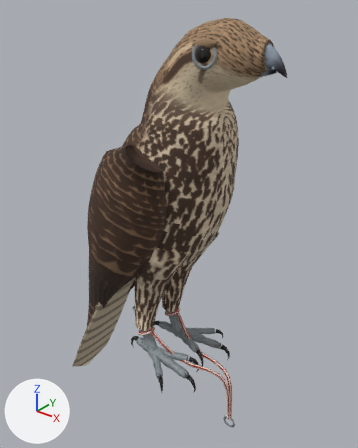
Before and after pictures for a commit that changed the glTF model assets_src/birds/saker_alert.glb.
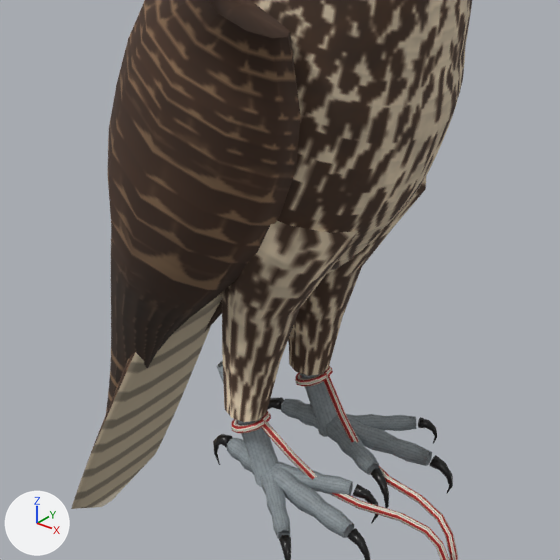
The first picture shows the older version from a camera (50 mm lens) standing at (0.281, -0.331, 0.357) and looking at (-0.003, 0.024, 0.137). The close-ups show the older and then the newer version on the part from 12% to 77% of the width and 35% to 87% of the height of that picture. Only the edits that show in the close-ups are written down. Lighting does not change. The marker at lower left points along +X, +Y and +Z. Where no turn or scale is listed for an object, it has been applied to the vertices. Vertices at exactly the same position are counted once.

The scene before the commit, as lines of its bpy script (objects in view):
```python
me_saker_body = bpy.data.meshes.new('saker_body')
me_saker_body.from_pydata(...)  # 3014 vertices, 5896 faces; spans x -0.145..0.115, y -0.073..0.073, z -0.107..0.334
me_saker_body.materials.append(mat_saker)
me_saker_jesses = bpy.data.meshes.new('saker_jesses')
me_saker_jesses.from_pydata(...)  # 284 vertices, 560 faces; spans x -0.0191..0.0913, y -0.0309..0.0309, z -0.0669..0.031
me_saker_jesses.materials.append(mat_saker)
ob_saker_body = bpy.data.objects.new('saker_body', me_saker_body)
ob_saker_body.location = (0.0, 0.0, 0.0)
ob_saker_jesses = bpy.data.objects.new('saker_jesses', me_saker_jesses)
ob_saker_jesses.location = (0.0, 0.0, 0.0)
```
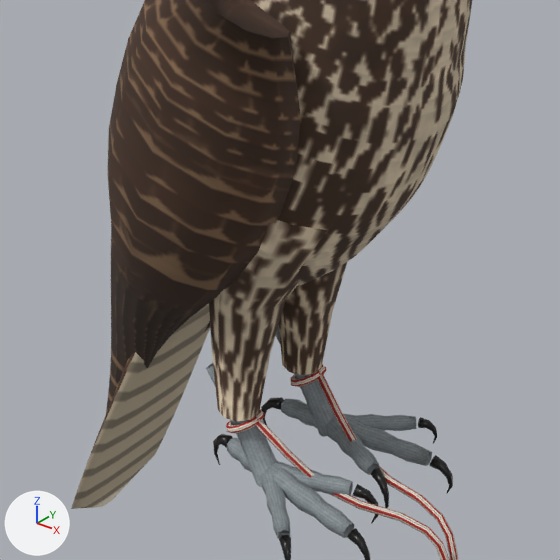
Diff of the bpy script that builds the scene:
```diff
--- a/assets_src/birds/saker_alert.glb.py
+++ b/assets_src/birds/saker_alert.glb.py
@@ me_saker_body @@
 me_saker_body.from_pydata(...)  # 3014 vertices, 5896 faces; spans x -0.145..0.115, y -0.073..0.073, z -0.107..0.334
 # used by ob_saker_body; location = (0.0, 0.0, 0.0)
+# me_saker_body part 1: the loose piece of 34 vertices spanning x -0.027..0.006, y 0.015..0.028, z -0.002..0.055 is turned -7.5 degrees about the y axis through the mesh origin
+# me_saker_body part 2: the loose piece of 34 vertices spanning x -0.027..0.006, y -0.028..-0.015, z -0.002..0.055 is turned -7.5 degrees about the y axis through the mesh origin
+# me_saker_body part 3: 104 of 3014 vertices moved; they spanned x -0.022..0.043, y -0.046..0.046, z 0.031..0.159 and now span x -0.027..0.038, y -0.05..0.05, z 0.03..0.164; mean shift (-0.007, 0.0, 0.001); largest move (-0.002, 0.028, 0.159) -> (-0.015, 0.029, 0.164)
 me_saker_body.materials.append(mat_saker)
@@ me_saker_jesses @@
 # used by ob_saker_jesses; location = (0.0, 0.0, 0.0)
-me_saker_jesses.from_pydata(...)  # 284 vertices, 560 faces; spans x -0.0191..0.0913, y -0.0309..0.0309, z -0.0669..0.031
+me_saker_jesses.from_pydata(...)  # 284 vertices, 560 faces; spans x -0.0222..0.0913, y -0.0309..0.0309, z -0.0669..0.0303
+# me_saker_jesses part 4: the loose piece of 60 vertices spanning x -0.0191..-0.0019, y 0.0124..0.0309, z 0.0219..0.031 is turned -7.5 degrees about the y axis through the mesh origin
+# me_saker_jesses part 5: the loose piece of 60 vertices spanning x -0.0191..-0.0019, y -0.0309..-0.0124, z 0.0219..0.031 is turned -7.5 degrees about the y axis through the mesh origin
+# me_saker_jesses part 6: 42 of 284 vertices moved; they spanned x -0.0052..0.0412, y -0.0232..0.0232, z -0.0011..0.0305 and now span x -0.0088..0.0415, y -0.0233..0.0233, z -0.0011..0.0299; mean shift (-0.0015, 0.0, -0.0003); largest move (-0.0029, 0.0232, 0.0296) -> (-0.0067, 0.0233, 0.0289)
 me_saker_jesses.materials.append(mat_saker)
```

Changed parts and their boxes [x1, y1, x2, y2] in the close-ups (560 x 560 px; the box of a moved part takes in the faces that stretch with it):
'saker_jesses', reshaped
    before: [232, 365, 458, 560]
    after: [226, 364, 458, 560]
part 1 of me_saker_body, moved or reshaped
    before: [288, 339, 337, 437]
    after: [276, 325, 334, 437]
part 2 of me_saker_body, moved or reshaped
    before: [217, 361, 279, 487]
    after: [206, 363, 277, 487]
part 3 of me_saker_body, moved or reshaped
    before: [222, 177, 426, 422]
    after: [209, 220, 347, 421]
part 4 of me_saker_jesses, moved or reshaped
    before: [295, 365, 333, 387]
    after: [290, 364, 326, 387]
part 5 of me_saker_jesses, moved or reshaped
    before: [232, 411, 271, 434]
    after: [226, 409, 264, 433]
part 6 of me_saker_jesses, moved or reshaped
    before: [262, 375, 422, 521]
    after: [255, 373, 422, 521]
